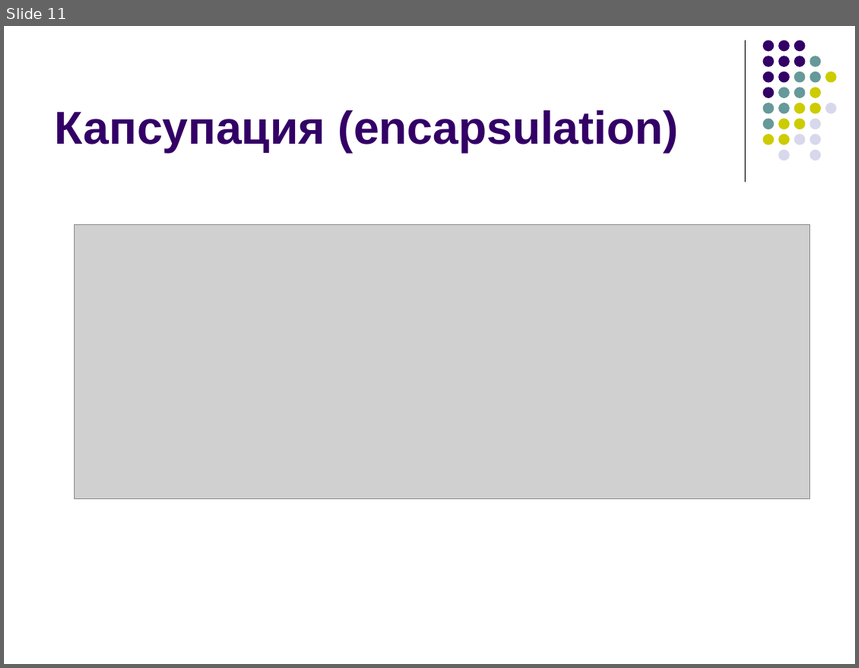
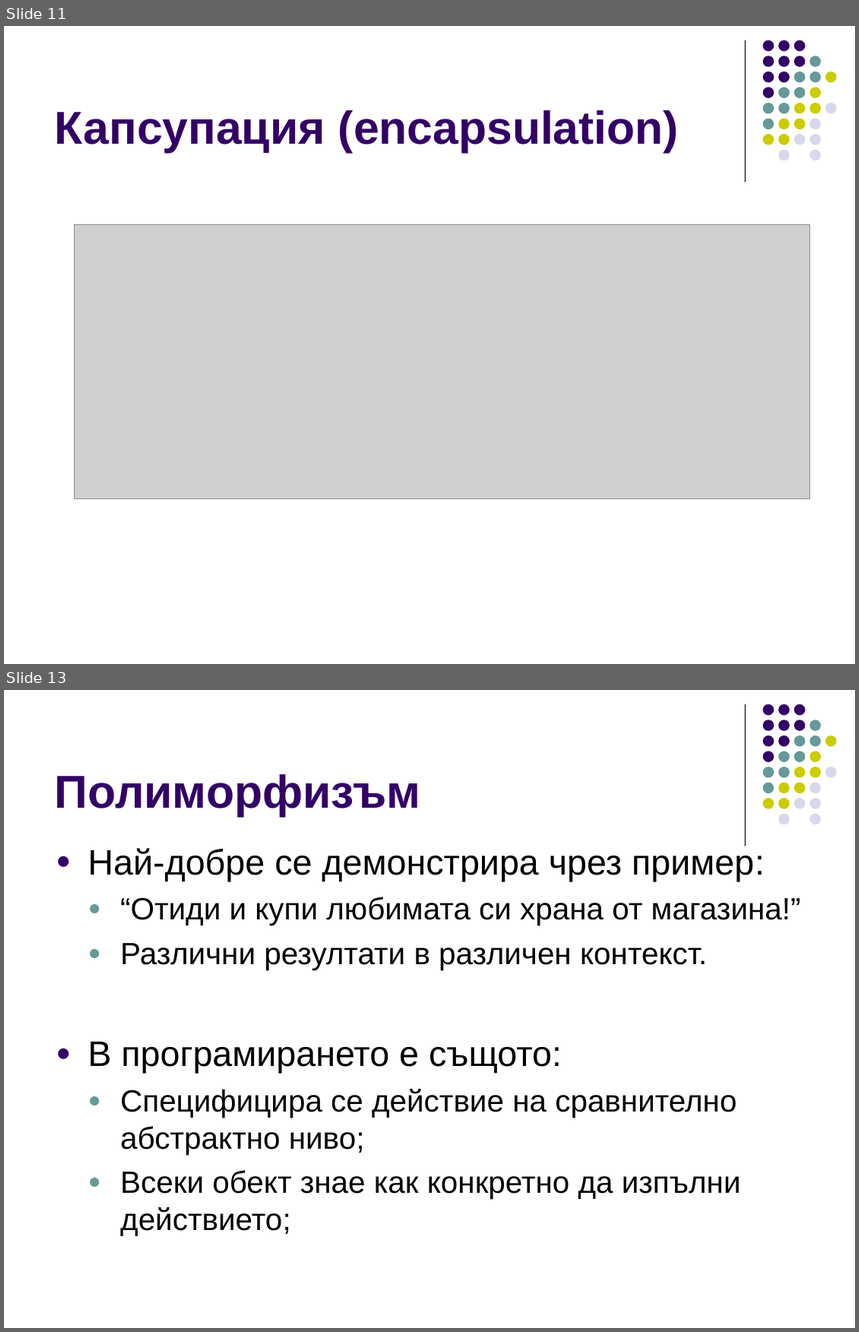
Before and after one commit to ivorusev/startup-factory-java-course, a slide deck: 2-OOP.ppt. Shown one above the other, each under a label of ours: slide 11 before the commit, slides 11 and 13 after it; the slides between them are not shown. The pictures are 859x668 and 859x1332 pixels, drawn with LibreOffice and Linux fonts; fonts in the diff are those of the drawing; grey boxes stand for pictures. Boxes give left, top, right and bottom in pixels: in the first picture for what was removed or moved away, otherwise in the second. Text is boxed around its words. In the diff, an @@ line names an element or a change of style, - is before the commit and + after.

```diff
--- a/2-OOP.ppt
+++ b/2-OOP.ppt
@@ slide 13 added at [4,690,855,1328], background #FFFFFF; not listed: 32 template elements that a slide beside it also shows @@
@@ title added at [55,774,420,817], 39 pt, text #330066, bold @@
+Полиморфизъм
@@ text added at [88,848,801,1236], 26 pt, text #000000 @@
+● Най-добре се демонстрира чрез пример:
+  ● “Отиди и купи любимата си храна от магазина!”
+  ● Различни резултати в различен контекст.
+● В програмирането е същото:
+  ● Специфицира се действие на сравнително абстрактно ниво;
+  ● Всеки обект знае как конкретно да изпълни действието;
```
Also in this commit, not shown: 6 slides changed.
